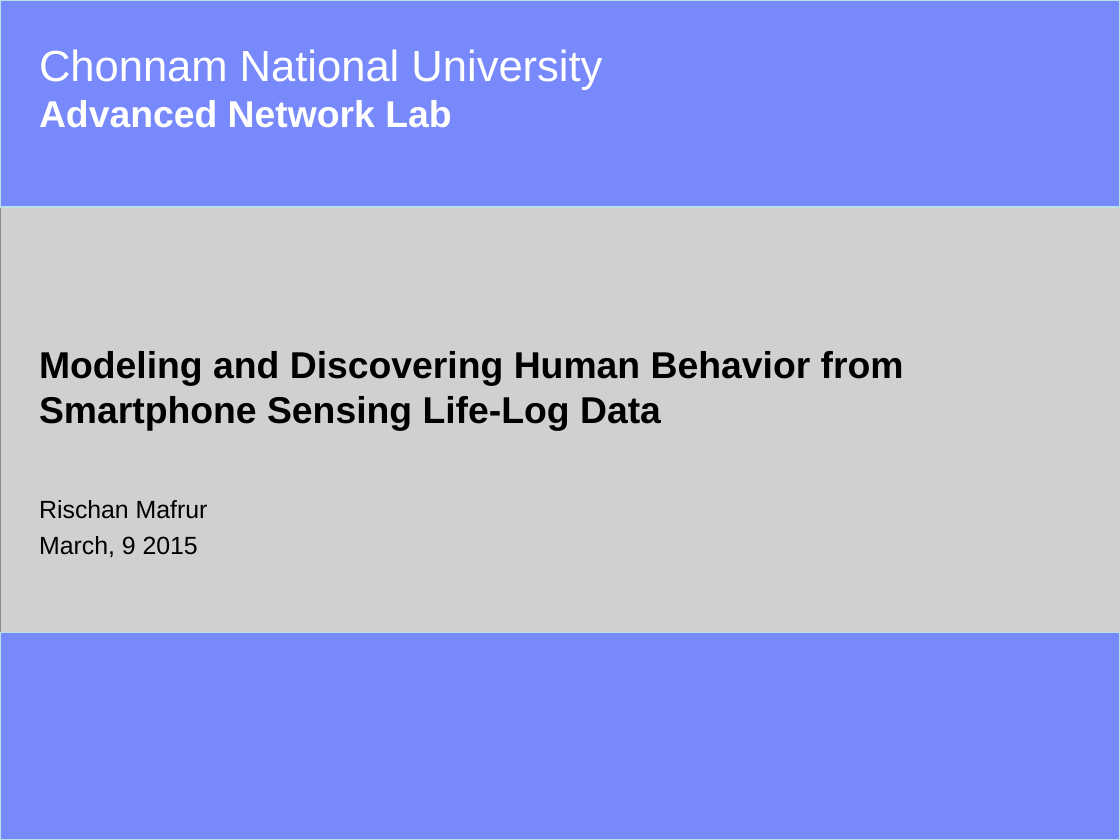
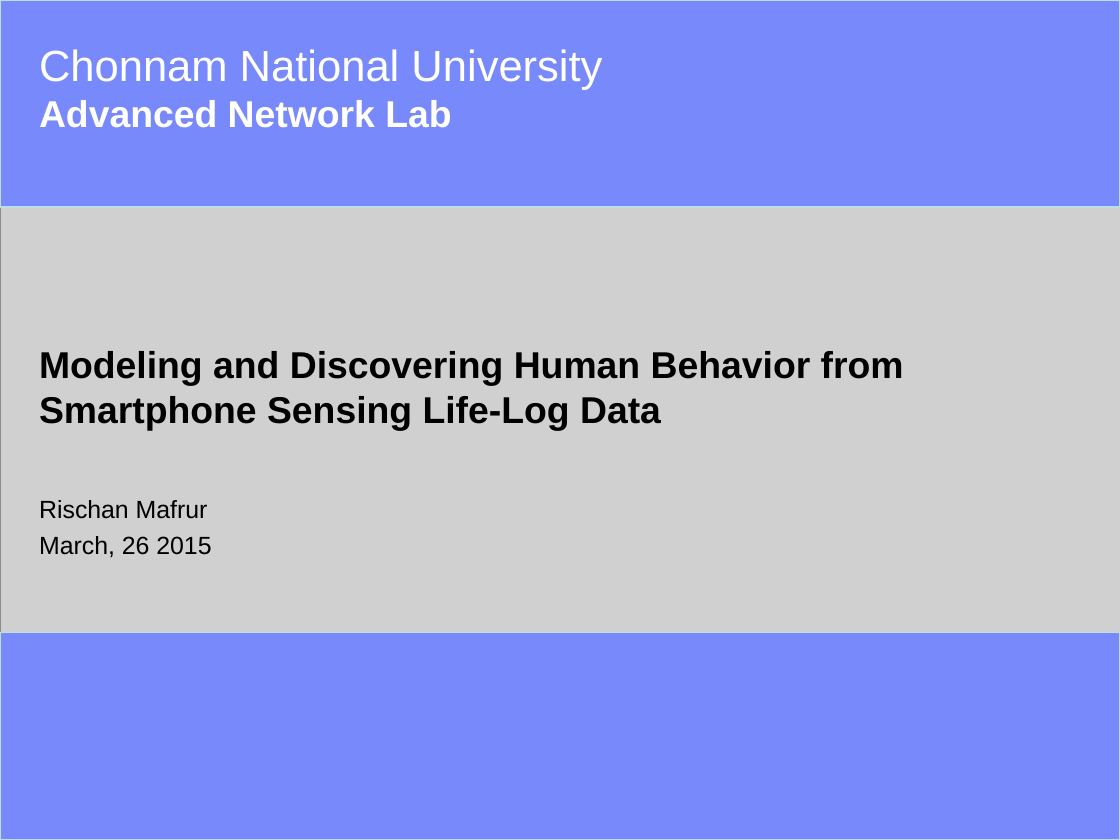
Before and after one commit to rischanlab/MyThesis, a slide deck: slide 1 of Thesis-presentation.pptx. Drawn at 1120x840 pixels with LibreOffice and Linux fonts; fonts in the diff are those of the drawing; grey boxes stand for pictures; background and template pictures are left out. Boxes give left, top, right and bottom in pixels: in the first picture for what was removed or moved away, otherwise in the second. Text is boxed around its words. In the diff, an @@ line names an element or a change of style, - is before the commit and + after.

```diff
--- a/Thesis-presentation.pptx
+++ b/Thesis-presentation.pptx
@@ subtitle at bbox=[39, 536, 211, 557]: text changed @@
-March, 9 2015
+March, 26 2015
```
Also in this commit, not shown: 12 other slides changed, 6 slides added, 5 slides removed.
